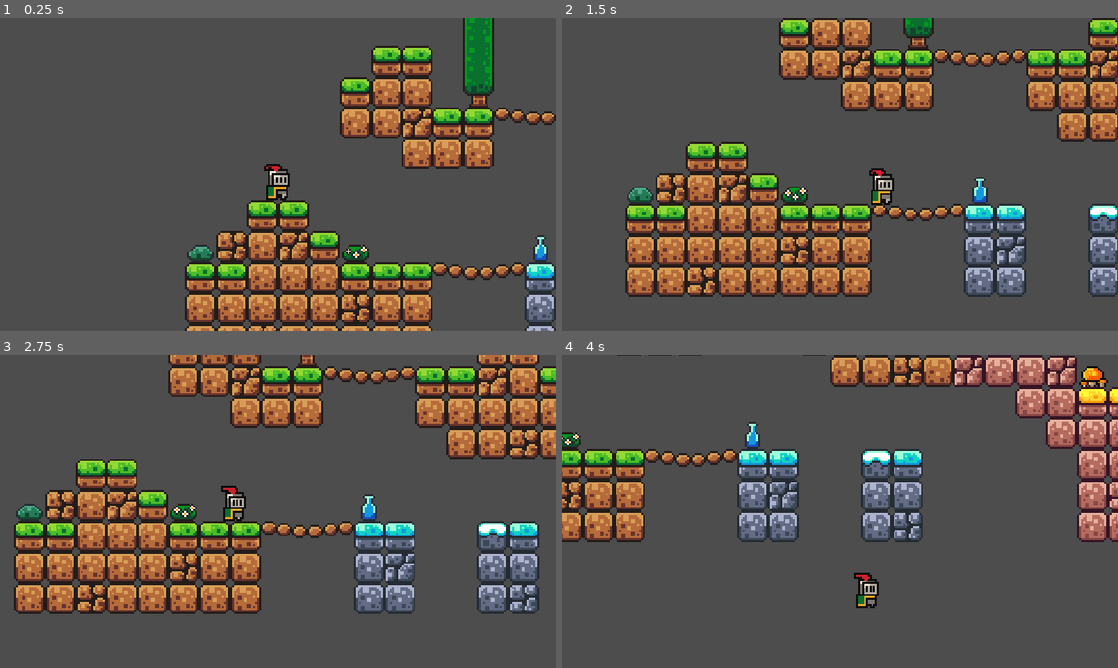
Above: before the commit, frames 1-4 (two rows, left to right).
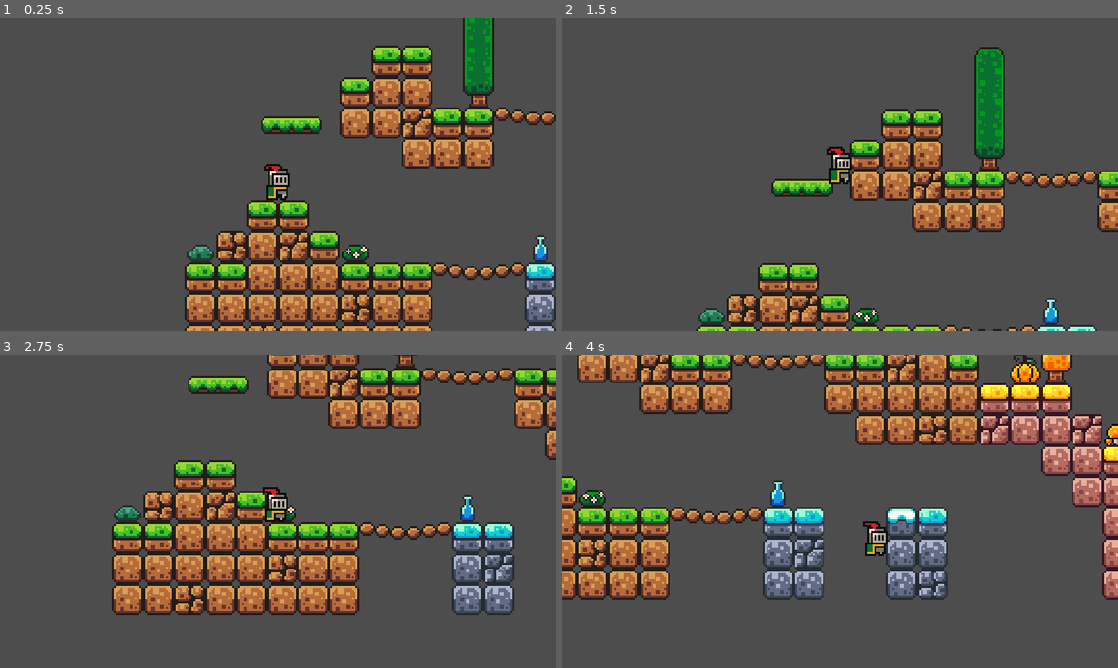
Above: after the commit, the same moments.

Repository: DMGGames/first-game
Game: Godot game, scene res://scenes/game.tscn
Same seed, same stepped clock (60 frames per second), same inputs: the game is played once before the commit and once after it.
Inputs:
- Up to frame 1 (0.25 s): no input
- Up to frame 2 (1.5 s): tap Enter (ui_accept) at 0.5, 0.77 s; hold Right (ui_right) from 0.53 s (still down)
- Up to frame 3 (2.75 s): tap Enter (ui_accept) at 1.52 s; release Right (ui_right) at 2.03 s; hold Left (ui_left) from 2.03 s (still down)
- Up to frame 4 (4 s): release Left (ui_left) at 2.78 s; hold Right (ui_right) from 2.78 s (still down); tap Enter (ui_accept) at 3.02, 3.77 s

The runs differ from the first frame. In frame 1, 0.6% of the frame differs, in the area x 47-58%, y 31-38%; in frame 2, 45%, in the area x 11-100%, y 0-100%; in frame 3, 43%; in frame 4, 40%.

Commit message:
Added platform scene
added a platform scene with the platform sprites

Diff:
--- a/scenes/game.tscn
+++ b/scenes/game.tscn
@@ -2,6 +2,7 @@
 
 [ext_resource type="PackedScene" uid="uid://b3hjlgmu1lcvb" path="res://scenes/player.tscn" id="1_uwrxv"]
 [ext_resource type="Texture2D" uid="uid://dtdncmd6dus80" path="res://assets/sprites/world_tileset.png" id="2_yqjtg"]
+[ext_resource type="PackedScene" uid="uid://dqa01xdajdmpt" path="res://scenes/platform.tscn" id="3_lnu2h"]
 
 [sub_resource type="TileSetAtlasSource" id="TileSetAtlasSource_lnu2h"]
 texture = ExtResource("2_yqjtg")
@@ -179,3 +180,6 @@
 position = Vector2(0, -5)
 zoom = Vector2(4, 4)
 position_smoothing_enabled = true
+
+[node name="Platform" parent="." unique_id=168687358 instance=ExtResource("3_lnu2h")]
+position = Vector2(7, -23)
--- /dev/null
+++ b/scenes/platform.tscn
@@ -0,0 +1,17 @@
+[gd_scene format=3 uid="uid://dqa01xdajdmpt"]
+
+[ext_resource type="Texture2D" uid="uid://un1kmh0dbmi4" path="res://assets/sprites/platforms.png" id="1_ba0x2"]
+
+[sub_resource type="RectangleShape2D" id="RectangleShape2D_e8l4j"]
+size = Vector2(32, 8)
+
+[node name="Platform" type="AnimatableBody2D" unique_id=168687358]
+
+[node name="Sprite2D" type="Sprite2D" parent="." unique_id=1635257679]
+texture = ExtResource("1_ba0x2")
+region_enabled = true
+region_rect = Rect2(16, 0, 32, 9)
+
+[node name="CollisionShape2D" type="CollisionShape2D" parent="." unique_id=1457111989]
+shape = SubResource("RectangleShape2D_e8l4j")
+one_way_collision = true
--- a/scenes/player.tscn
+++ b/scenes/player.tscn
@@ -43,6 +43,7 @@
 radius = 5.0
 
 [node name="Player" type="CharacterBody2D" unique_id=1766598121]
+z_index = 5
 script = ExtResource("1_g2els")
 
 [node name="AnimatedSprite2D" type="AnimatedSprite2D" parent="." unique_id=1782514024]
